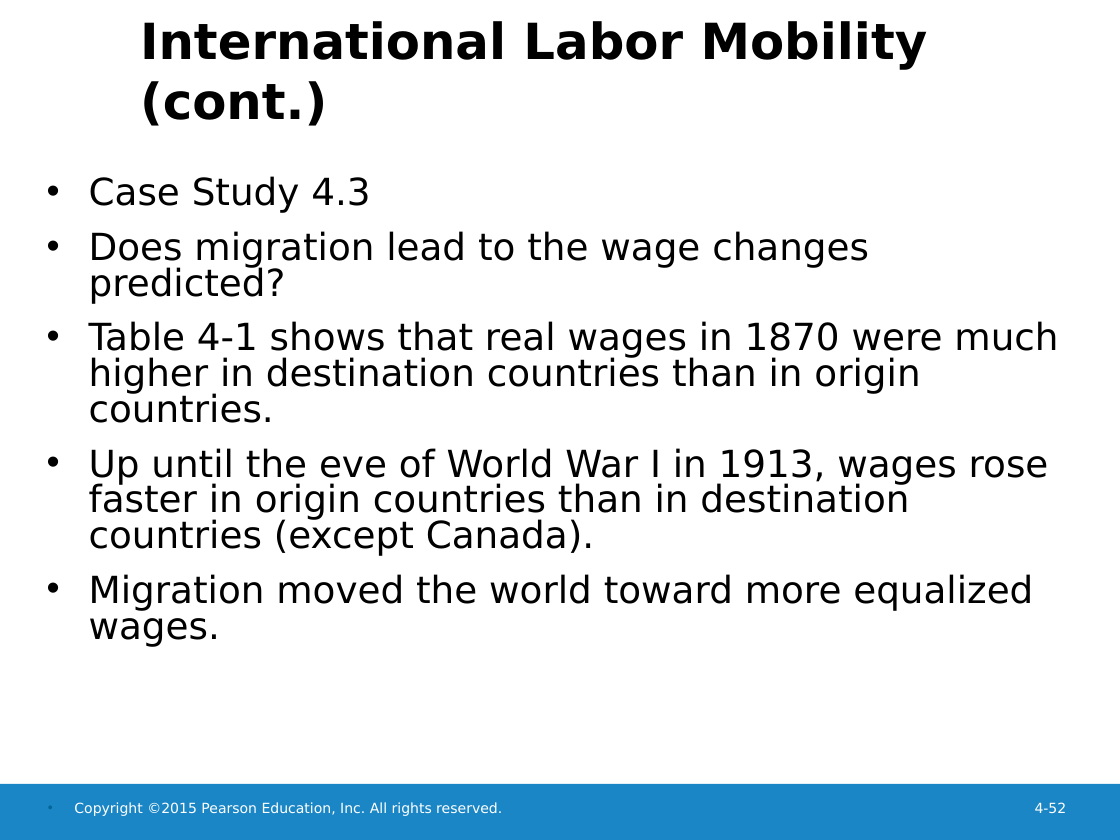
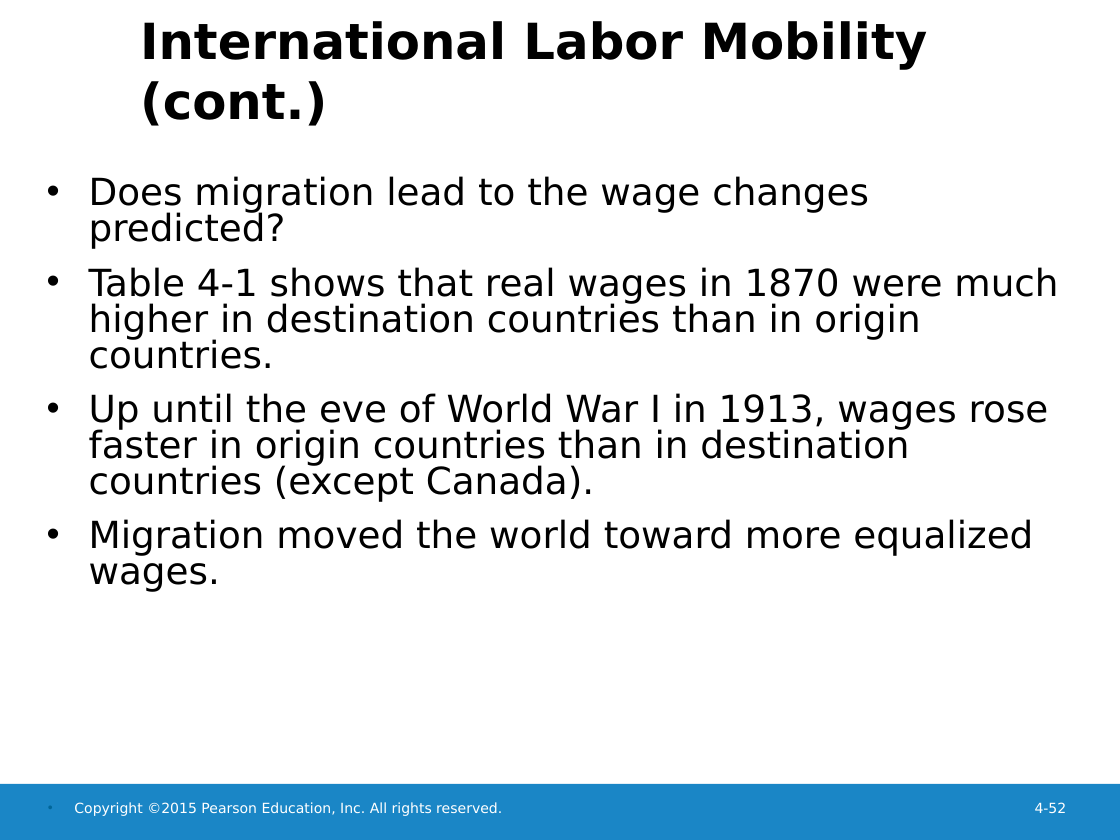
Before and after one commit to hehemin/bayeswhu.github.io, a slide deck: slide 52 of teaching/trade/Ch04.ppt. Drawn at 1120x840 pixels with LibreOffice and Linux fonts; fonts in the diff are those of the drawing; background and template pictures are left out. Boxes give left, top, right and bottom in pixels: in the first picture for what was removed or moved away, otherwise in the second. Text is boxed around its words. In the diff, an @@ line names an element or a change of style, - is before the commit and + after.

```diff
--- a/teaching/trade/Ch04.ppt
+++ b/teaching/trade/Ch04.ppt
@@ text at box(89, 176, 370, 213): paragraph removed @@
-• Case Study 4.3
```
Also in this commit, not shown: 2 other slides changed, 16 other files.
